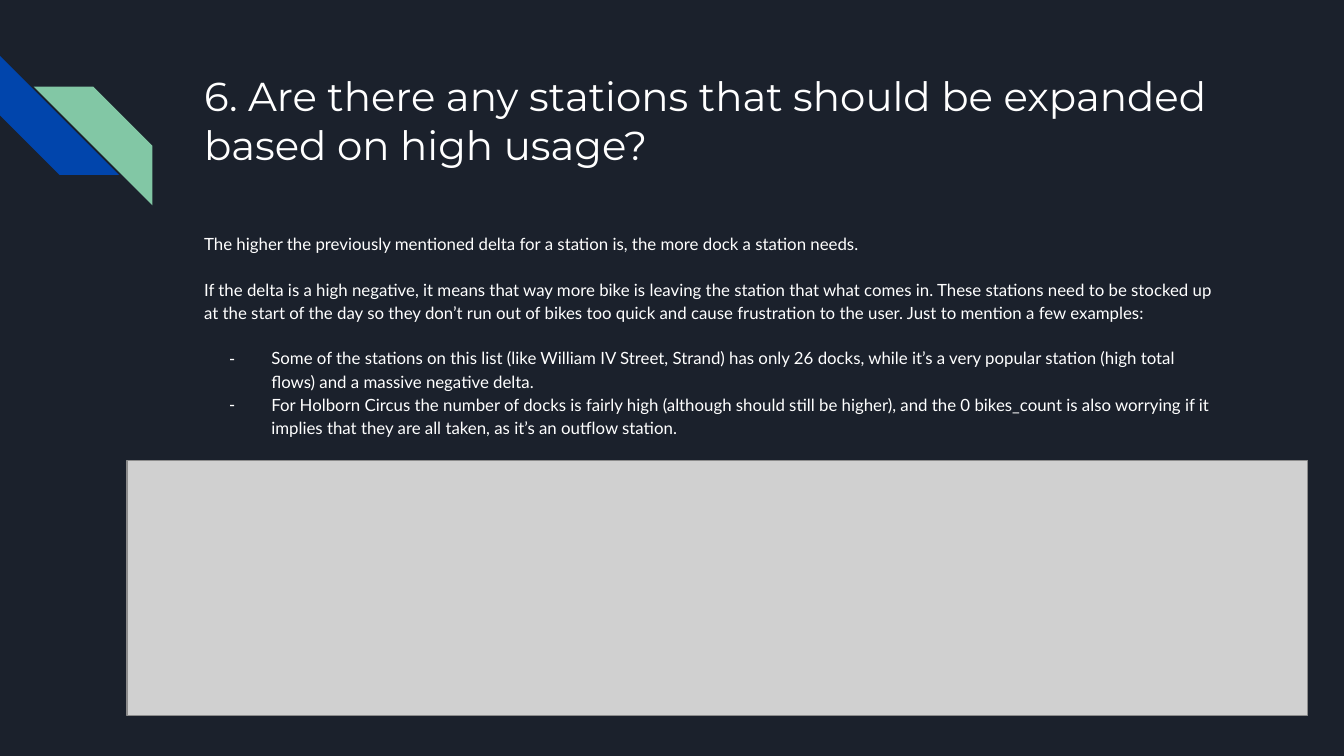
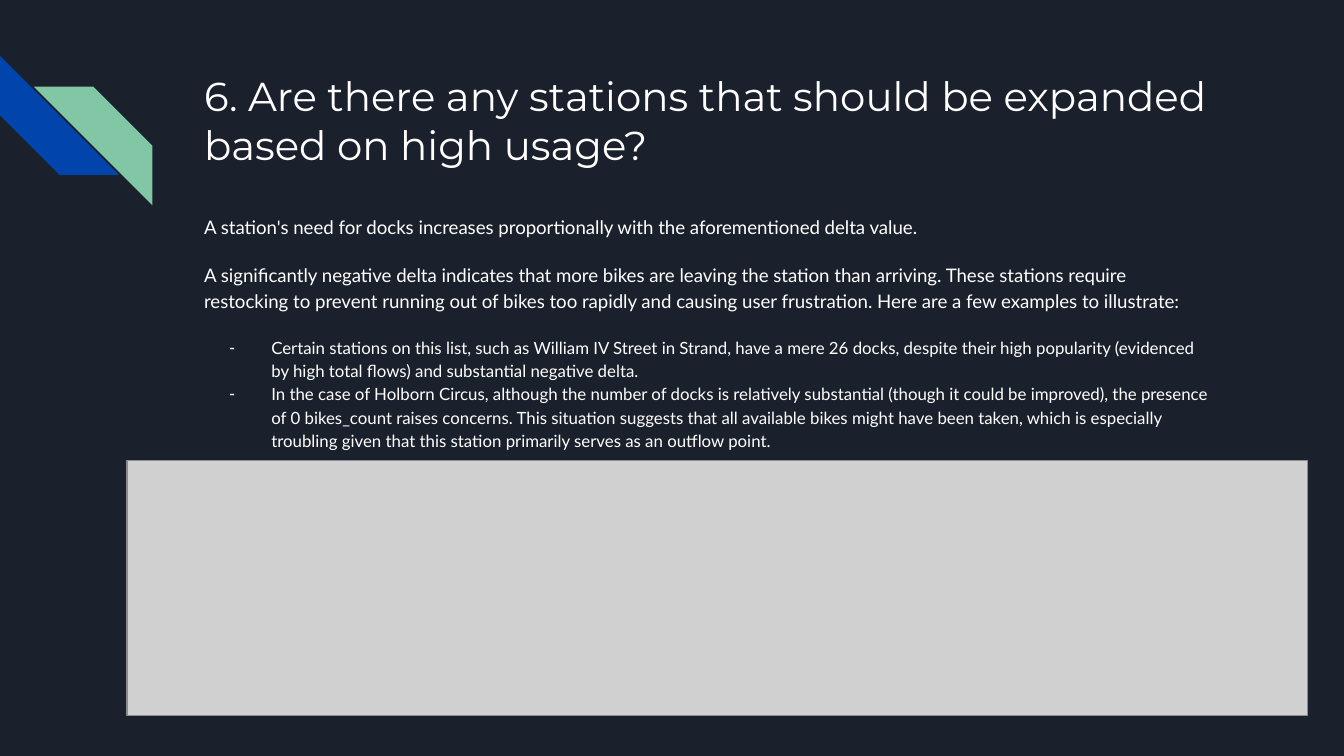
Before and after one commit to zsoltnyiri/zoe_take_home_test, a slide deck: slide 10 of Zoe - Take Home Task - Zsolt Nyiri.pptx. Drawn at 1344x756 pixels with LibreOffice and Linux fonts; fonts in the diff are those of the drawing; grey boxes stand for pictures. Boxes give left, top, right and bottom in pixels: in the first picture for what was removed or moved away, otherwise in the second. Text is boxed around its words. In the diff, an @@ line names an element or a change of style, - is before the commit and + after.

Commit message:
Add files via upload
fixed typos

```diff
--- a/Zoe - Take Home Task - Zsolt Nyiri.pptx
+++ b/Zoe - Take Home Task - Zsolt Nyiri.pptx
@@ text at (x1=204, y1=220, x2=1207, y2=450): text changed @@
-The higher the previously mentioned delta for a station is, the more dock a station needs.
-If the delta is a high negative, it means that way more bike is leaving the station that what comes in. These stations need to be stocked up at the start of the day so they don’t run out of bikes too quick and cause frustration to the user. Just to mention a few examples:
-– Some of the stations on this list (like William IV Street, Strand) has only 26 docks, while it’s a very popular station (high total flows) and a massive negative delta.
-– For Holborn Circus the number of docks is fairly high (although should still be higher), and the 0 bikes_count is also worrying if it implies that they are all taken, as it’s an outflow station.
+A station's need for docks increases proportionally with the aforementioned delta value.
+A significantly negative delta indicates that more bikes are leaving the station than arriving. These stations require restocking to prevent running out of bikes too rapidly and causing user frustration. Here are a few examples to illustrate:
+– Certain stations on this list, such as William IV Street in Strand, have a mere 26 docks, despite their high popularity (evidenced by high total flows) and substantial negative delta.
+– In the case of Holborn Circus, although the number of docks is relatively substantial (though it could be improved), the presence of 0 bikes_count raises concerns. This situation suggests that all available bikes might have been taken, which is especially troubling given that this station primarily serves as an outflow point.
```
Also in this commit, not shown: 16 other slides changed, 3 slides added, 2 slides removed.
